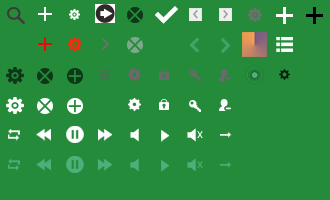
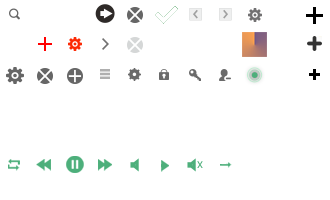
Comparing the layer stacks of the two 330 x 200 images. Changes:
added layer "search" above "图层 9" over [9,8,20,20]
added layer "图层 27" above "矩形 1 拷贝" over [279,69,290,80]
added layer "矩形 1 拷贝" above "图层 19 拷贝" over [309,69,320,80]
hid "Arrow 拷贝" over [221,38,230,53]
added layer "图层 26" above "Arrow" over [307,36,322,51]
hid "Arrow" (1st of 2) over [189,37,199,53]
hid "图层 1" over [7,7,25,24]
added layer "图层 29" above "图层 28" over [221,39,229,51]
added layer "图层 28" above "Settings - alt" over [191,39,199,51]
hid "Settings - alt" over [279,69,290,80]
hid "图层 0" over [0,0,330,200]
